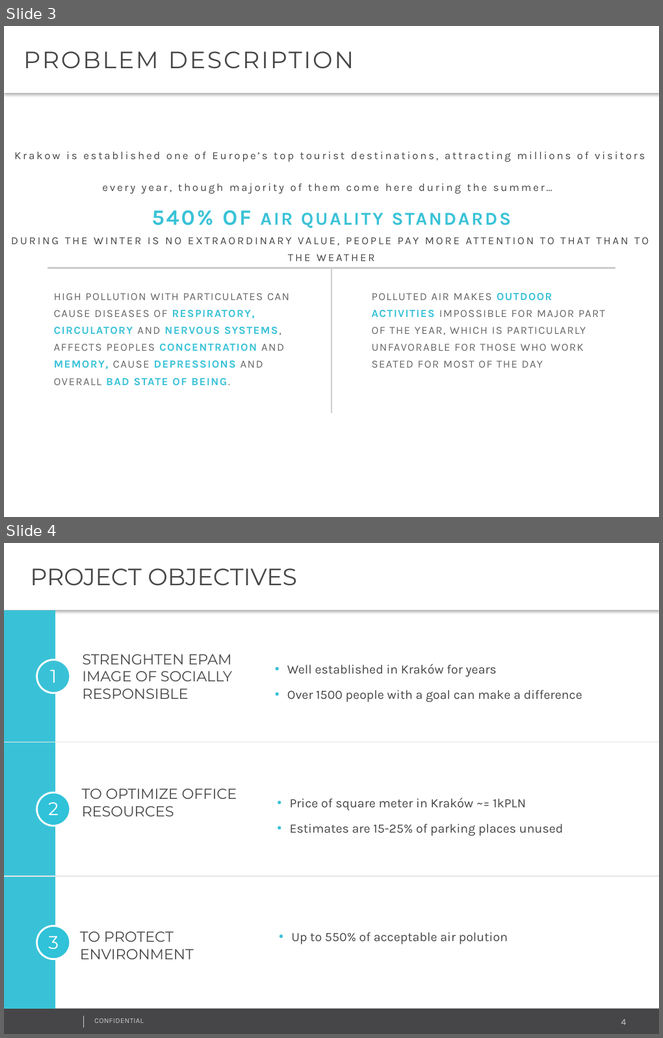
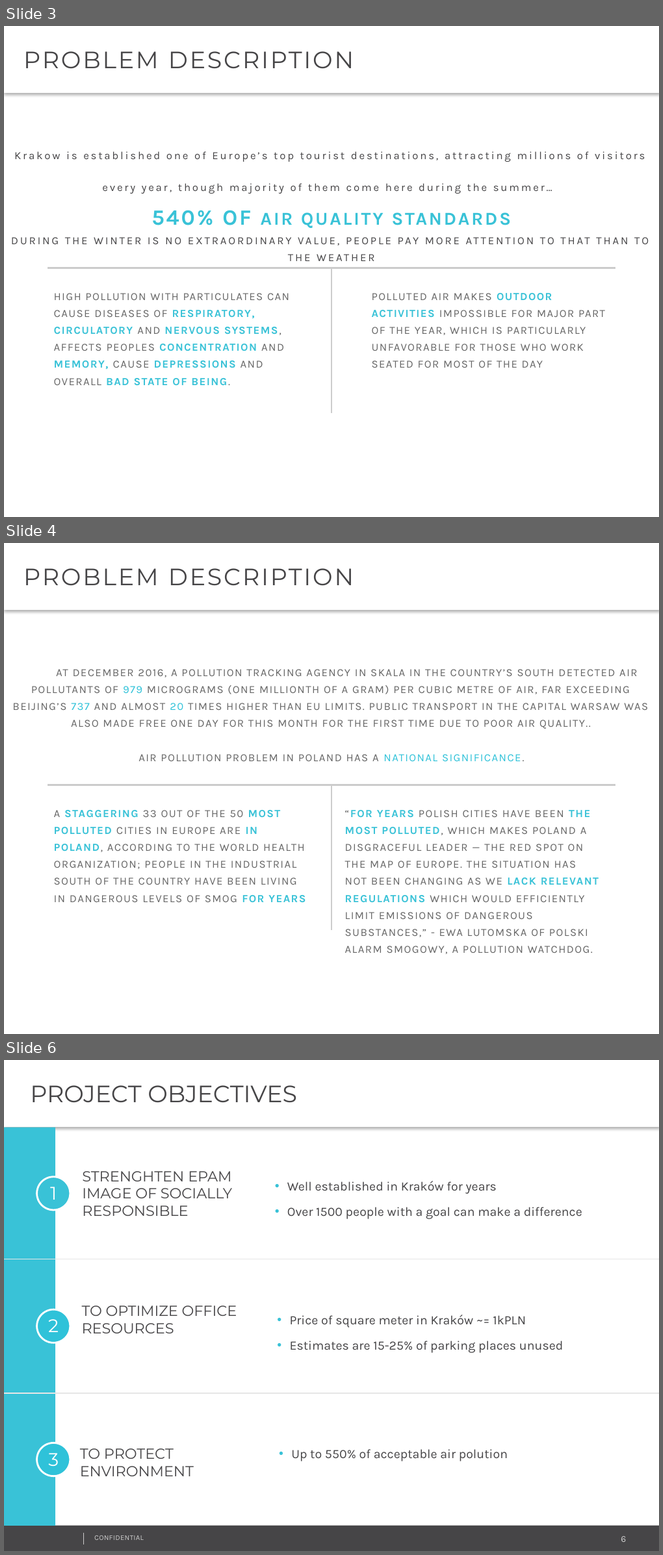
Before and after one commit to piotrcierpich/itm, a slide deck: Greepam_presentation.pptx. Shown one above the other, each under a label of ours: slides 3 and 4 before the commit, slides 3, 4 and 6 after it; the slides between them are not shown. The pictures are 663x1038 and 663x1555 pixels, drawn with LibreOffice and Linux fonts; fonts in the diff are those of the drawing; background and template pictures are left out. Boxes give left, top, right and bottom in pixels: in the first picture for what was removed or moved away, otherwise in the second. Text is boxed around its words. In the diff, an @@ line names an element or a change of style, - is before the commit and + after.

```diff
--- a/Greepam_presentation.pptx
+++ b/Greepam_presentation.pptx
@@ slide 4 added at box(4, 543, 659, 1034), background #FFFFFF @@
@@ text added at box(4, 543, 659, 610), fill #FFFFFF, 26 pt, text #464547 @@
+PROBLEM DESCRIPTION
@@ text added at box(12, 669, 648, 761), 12 pt, text #666666 @@
+AT DECEMBER 2016, A POLLUTION TRACKING AGENCY IN SKALA IN THE COUNTRY’S SOUTH DETECTED AIR POLLUTANTS OF 979 MICROGRAMS (ONE MILLIONTH OF A GRAM) PER CUBIC METRE OF AIR, FAR EXCEEDING BEIJING’S 737 AND ALMOST 20 TIMES HIGHER THAN EU LIMITS. PUBLIC TRANSPORT IN THE CAPITAL WARSAW WAS ALSO MADE FREE ONE DAY FOR THIS MONTH FOR THE FIRST TIME DUE TO POOR AIR QUALITY..
+AIR POLLUTION PROBLEM IN POLAND HAS A NATIONAL SIGNIFICANCE.
@@ line added from (48, 785) to (616, 785), #CCCCCC 2 pt @@
@@ line added from (332, 785) to (332, 930), #CCCCCC 2 pt @@
@@ text added at box(54, 810, 306, 902), 12 pt, text #666666 @@
+A STAGGERING 33 OUT OF THE 50 MOST POLLUTED CITIES IN EUROPE ARE IN POLAND, ACCORDING TO THE WORLD HEALTH ORGANIZATION; PEOPLE IN THE INDUSTRIAL SOUTH OF THE COUNTRY HAVE BEEN LIVING IN DANGEROUS LEVELS OF SMOG FOR YEARS
@@ text added at box(345, 810, 599, 954), 12 pt, text #666666 @@
+“FOR YEARS POLISH CITIES HAVE BEEN THE MOST POLLUTED, WHICH MAKES POLAND A DISGRACEFUL LEADER — THE RED SPOT ON THE MAP OF EUROPE. THE SITUATION HAS NOT BEEN CHANGING AS WE LACK RELEVANT REGULATIONS WHICH WOULD EFFICIENTLY LIMIT EMISSIONS OF DANGEROUS SUBSTANCES,” - EWA LUTOMSKA OF POLSKI ALARM SMOGOWY, A POLLUTION WATCHDOG.
@@ what was slide 4 is now slide 6 @@
@@ page number at box(621, 1536, 626, 1542): text changed @@
-4
+6
```
Also in this commit, not shown: 2 slides changed, 3 other slides added.
